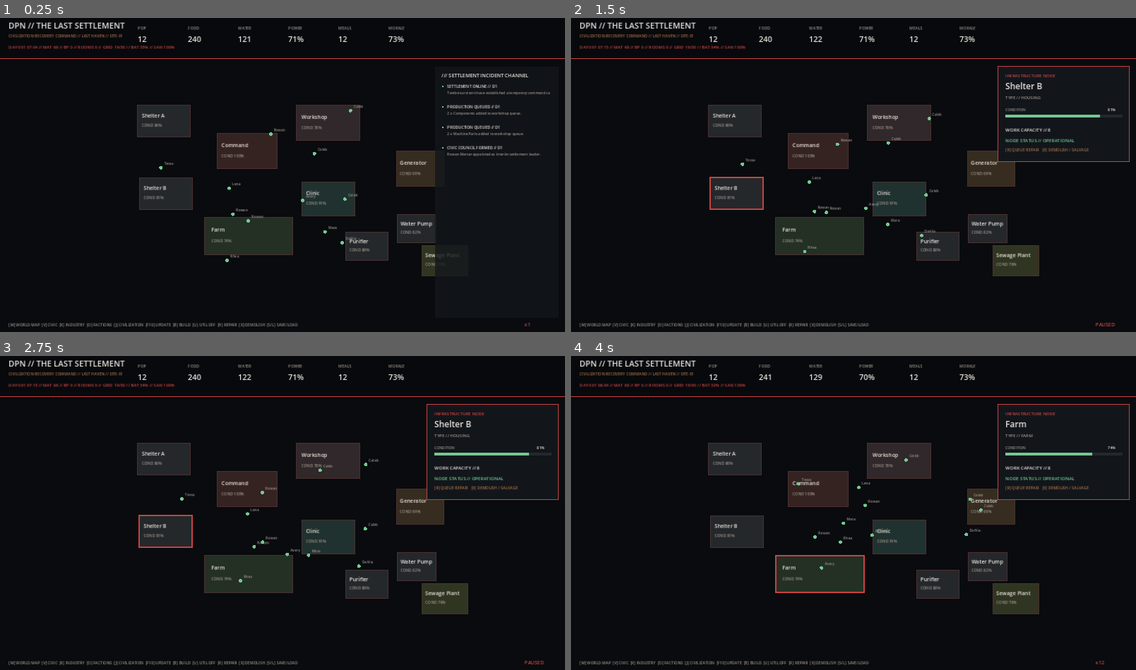
Above: before the commit, frames 1-4 (two rows, left to right).
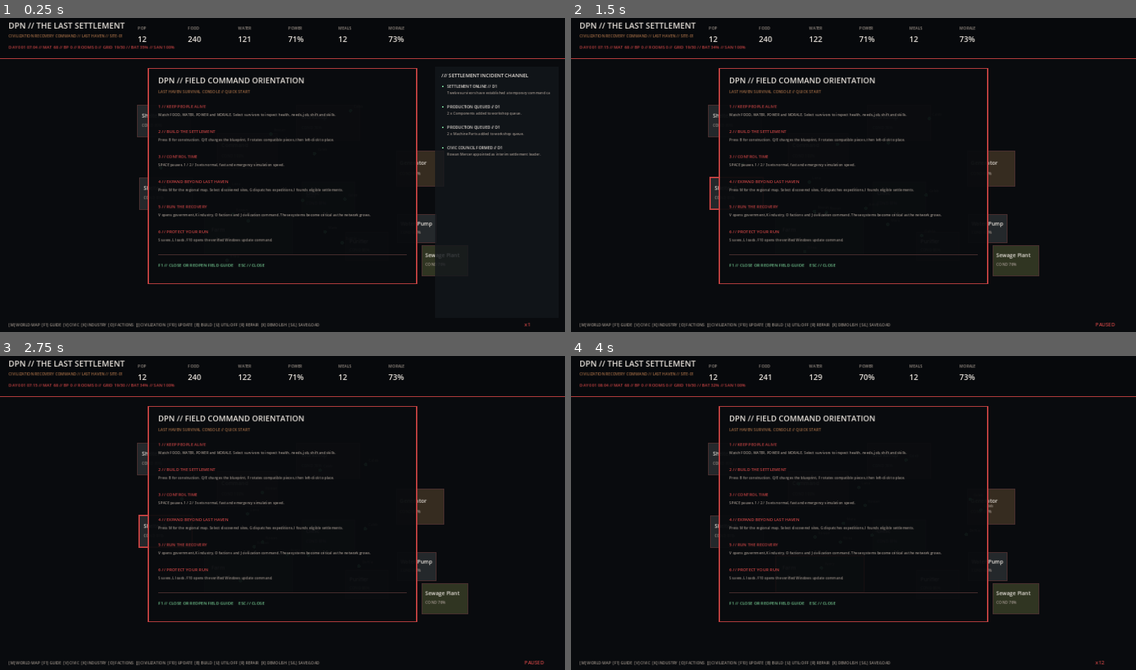
Above: after the commit, the same moments.

Repository: DPN-Technology/The-Last-Settlement
Game: Godot game, scene res://src/Main.tscn
The game is run twice, just before and just after one commit, with the same random seed, the same clock (stepped at 60 frames per second) and the same inputs.
Inputs (mouse positions are in pixels of both pictures, inside the frame that each line leads up to):
- Up to frame 1 (0.25 s): no input
- Up to frame 2 (1.5 s): tap Enter at 0.5 s; move the mouse to (977, 159) at 0.52 s; hold Right 0.53-1.25 s; tap E at 0.6 s; click (977, 159) at 0.67 s; tap Space at 0.77 s; tap F at 0.8 s; drag from (740, 190) to (825, 240) at 1.27 s
- Up to frame 3 (2.75 s): move the mouse to (339, 443) at 2.02 s; hold Right from 2.03 s (still down); tap 1 at 2.1 s; tap F at 2.3 s
- Up to frame 4 (4 s): release Right at 2.75 s; drag from (825, 578) to (684, 465) at 2.77 s; move the mouse to (1023, 563) at 3.52 s; hold Left from 3.53 s (still down); tap 3 at 3.6 s; tap Space at 3.77 s; tap F at 3.8 s

The runs differ from the first frame. In frame 1, 11% of the frame differs, in the area x 7-74%, y 15-99%; in frame 2, 12%, in the area x 7-99%, y 15-99%; in frame 3, 12%; in frame 4, 12%.

Commit message:
feat: add in-game field command orientation

Diff:
--- a/src/main.gd
+++ b/src/main.gd
@@ -16,6 +16,7 @@
 var sim := SettlementSimulation.new()
 var update_manager := UpdateManager.new()
 var update_mode := false
+var help_mode := true
 var camera_offset := Vector2.ZERO
 var zoom := 1.0
 var dragging := false
@@ -103,7 +104,9 @@
 		_draw_world()
 		_draw_utility_overlay()
 	_draw_hud()
-	if update_mode:
+	if help_mode:
+		_draw_help_panel()
+	elif update_mode:
 		_draw_update_panel()
 	elif governance_mode:
 		_draw_governance_panel()
@@ -550,6 +553,33 @@
 		if ry > y+h-35:
 			break
 
+func _draw_help_panel() -> void:
+	var vp := get_viewport_rect().size
+	var w := minf(760.0, vp.x - 60.0)
+	var h := minf(610.0, vp.y - 80.0)
+	var x := (vp.x - w) * 0.5
+	var y := (vp.y - h) * 0.5
+	draw_rect(Rect2(x,y,w,h),Color("#090b0ef2"),true)
+	draw_rect(Rect2(x,y,w,h),ACCENT,false,3.0)
+	draw_string(ThemeDB.fallback_font,Vector2(x+28,y+42),"DPN // FIELD COMMAND ORIENTATION",HORIZONTAL_ALIGNMENT_LEFT,w-56,22,TEXT)
+	draw_string(ThemeDB.fallback_font,Vector2(x+28,y+70),"LAST HAVEN SURVIVAL CONSOLE // QUICK START",HORIZONTAL_ALIGNMENT_LEFT,w-56,11,RUST)
+	var lines := [
+		["1 // KEEP PEOPLE ALIVE","Watch FOOD, WATER, POWER and MORALE. Select survivors to inspect health, needs, job, shift and skills."],
+		["2 // BUILD THE SETTLEMENT","Press B for construction. Q/E changes the blueprint, F rotates compatible pieces, then left-click to place."],
+		["3 // CONTROL TIME","SPACE pauses. 1 / 2 / 3 sets normal, fast and emergency simulation speed."],
+		["4 // EXPAND BEYOND LAST HAVEN","Press M for the regional map. Select discovered sites, G dispatches expeditions, I founds eligible settlements."],
+		["5 // RUN THE RECOVERY","V opens government, K industry, O factions and J civilization command. These systems become critical as the network grows."],
+		["6 // PROTECT YOUR RUN","S saves, L loads. F10 opens the verified Windows update command."]
+	]
+	var ry := y + 112.0
+	for row in lines:
+		draw_string(ThemeDB.fallback_font,Vector2(x+28,ry),row[0],HORIZONTAL_ALIGNMENT_LEFT,w-56,12,ACCENT)
+		ry += 23.0
+		draw_string(ThemeDB.fallback_font,Vector2(x+28,ry),row[1],HORIZONTAL_ALIGNMENT_LEFT,w-56,10,MUTED)
+		ry += 48.0
+	draw_line(Vector2(x+28,y+h-82),Vector2(x+w-28,y+h-82),PANEL_EDGE,1.0)
+	draw_string(ThemeDB.fallback_font,Vector2(x+28,y+h-48),"F1 // CLOSE OR REOPEN FIELD GUIDE     ESC // CLOSE",HORIZONTAL_ALIGNMENT_LEFT,w-56,12,GOOD)
+
 func _draw_update_panel() -> void:
 	var vp := get_viewport_rect().size
 	var x := vp.x-520.0
@@ -712,7 +742,7 @@
 	elif civilization_mode:
 		mode_text = "[J] CLOSE CIVILIZATION COMMAND"
 	else:
-		mode_text += "  [V] CIVIC  [K] INDUSTRY  [O] FACTIONS  [J] CIVILIZATION  [F10] UPDATE"
+		mode_text += "  [F1] GUIDE  [V] CIVIC  [K] INDUSTRY  [O] FACTIONS  [J] CIVILIZATION  [F10] UPDATE"
 	var update_alert := ""
 	if update_manager.get_state_label() == "AVAILABLE":
 		update_alert = "  // UPDATE %s AVAILABLE" % update_manager.available_version
@@ -874,6 +904,8 @@
 func _unhandled_input(event: InputEvent) -> void:
 	if event is InputEventKey and event.pressed and not event.echo:
 		match event.keycode:
+			KEY_F1:
+				help_mode = not help_mode
 			KEY_SPACE:
 				sim.paused = not sim.paused
 			KEY_1:
@@ -1148,7 +1180,9 @@
 					sim.demolish_building(selected_building)
 					selected_building = {}
 			KEY_ESCAPE:
-				if update_mode:
+				if help_mode:
+					help_mode = false
+				elif update_mode:
 					update_mode = false
 				else:
 					selected_citizen = {}
